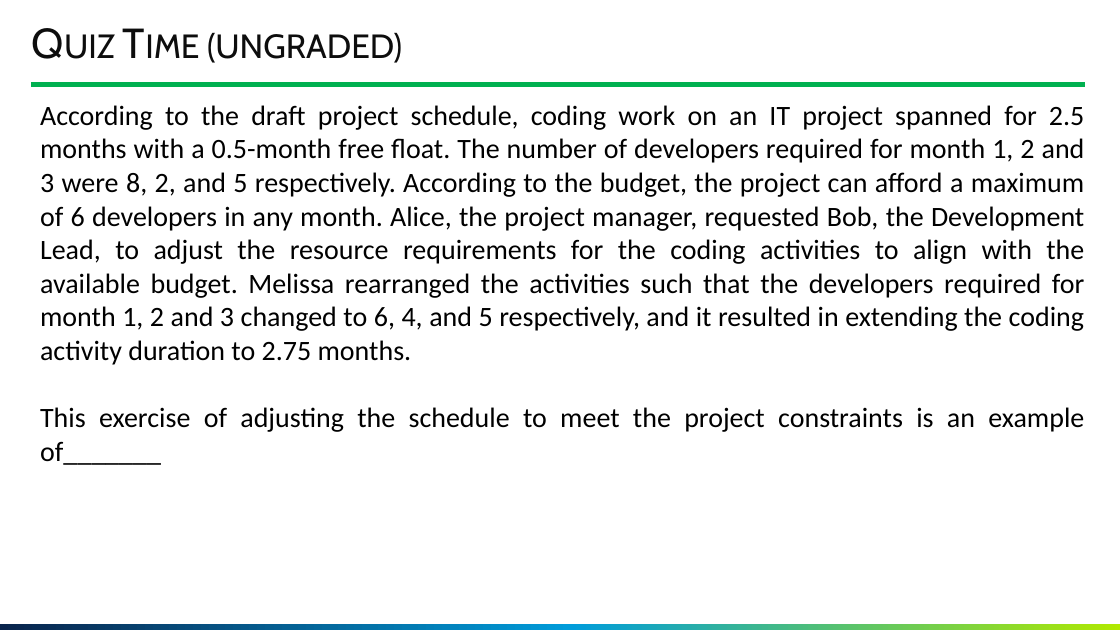
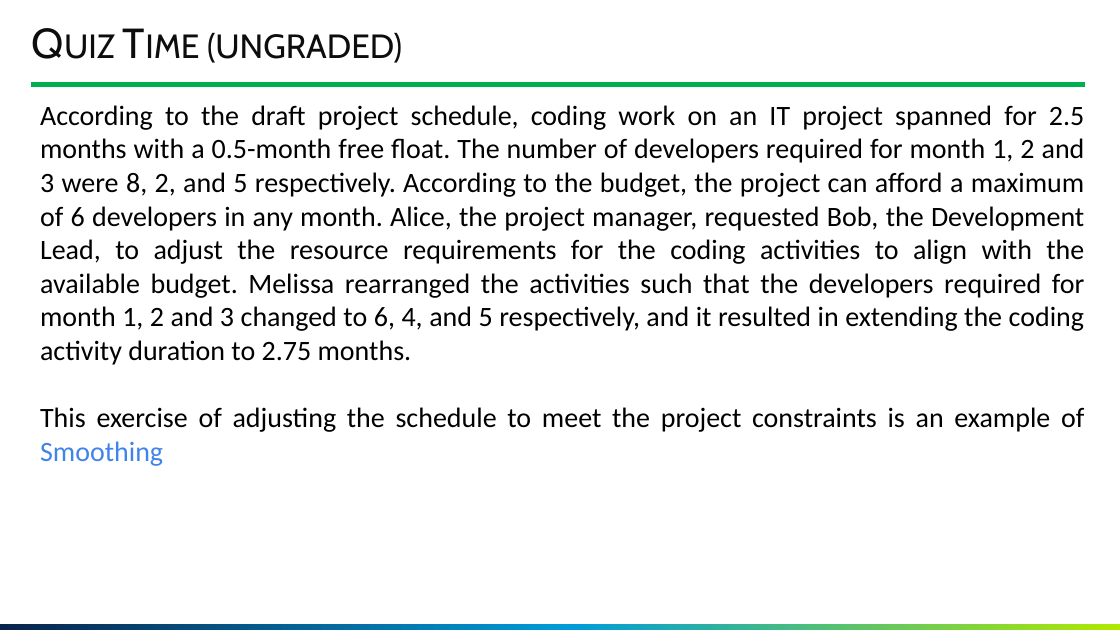
Before and after one commit to GoonerMAK/SWE_4803_Software_Project_Management, a slide deck: slide 126 of SWE 4803_Lec5_part1.pptm. Drawn at 1120x630 pixels with LibreOffice and Linux fonts; fonts in the diff are those of the drawing; background and template pictures are left out. Boxes give left, top, right and bottom in pixels: in the first picture for what was removed or moved away, otherwise in the second. Text is boxed around its words. In the diff, an @@ line names an element or a change of style, - is before the commit and + after.

```diff
--- a/SWE 4803_Lec5_part1.pptm
+++ b/SWE 4803_Lec5_part1.pptm
@@ text at [40, 407, 1084, 466]: text changed @@
-This exercise of adjusting the schedule to meet the project constraints is an example of_______
+This exercise of adjusting the schedule to meet the project constraints is an example of Smoothing
```
Also in this commit, not shown: 18 other slides changed, 1 slide added, 4 other files.
